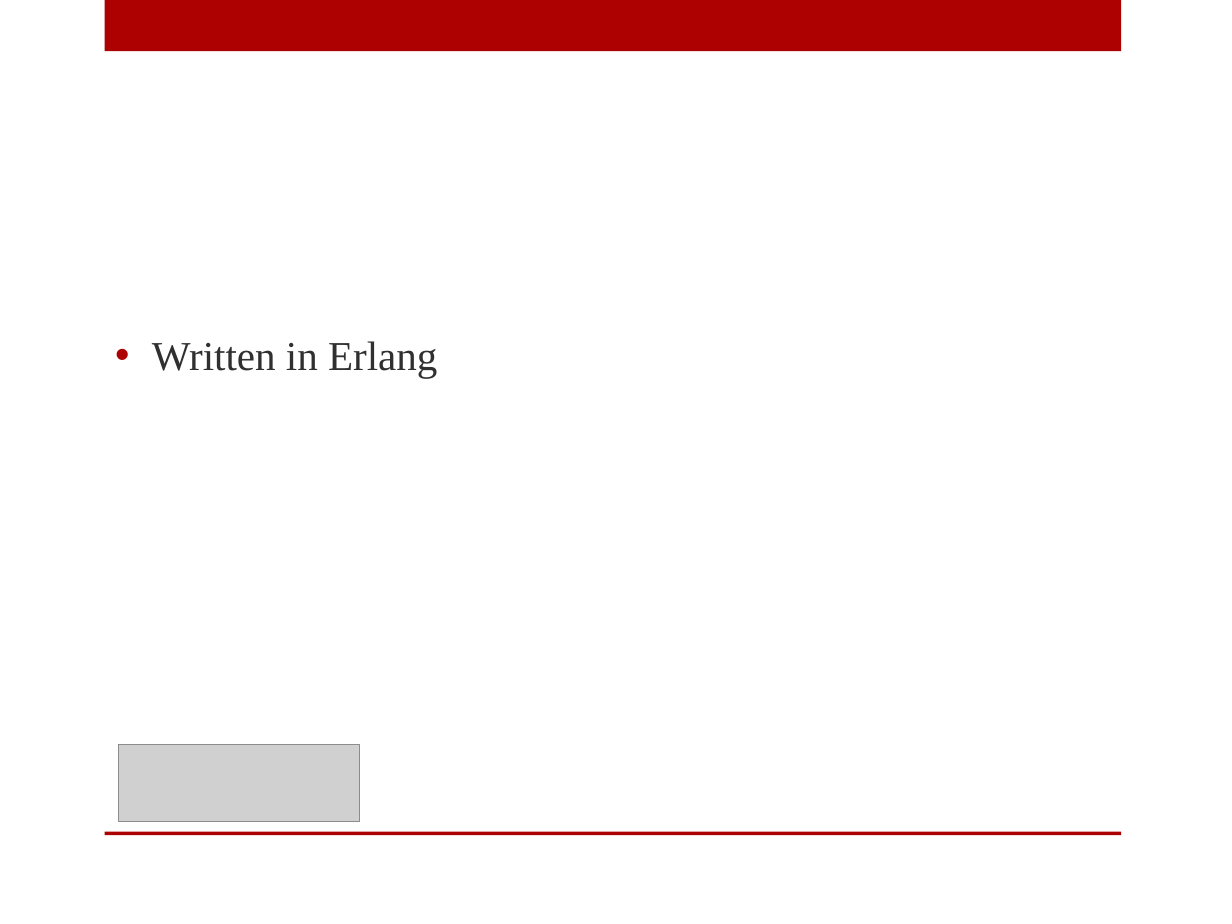
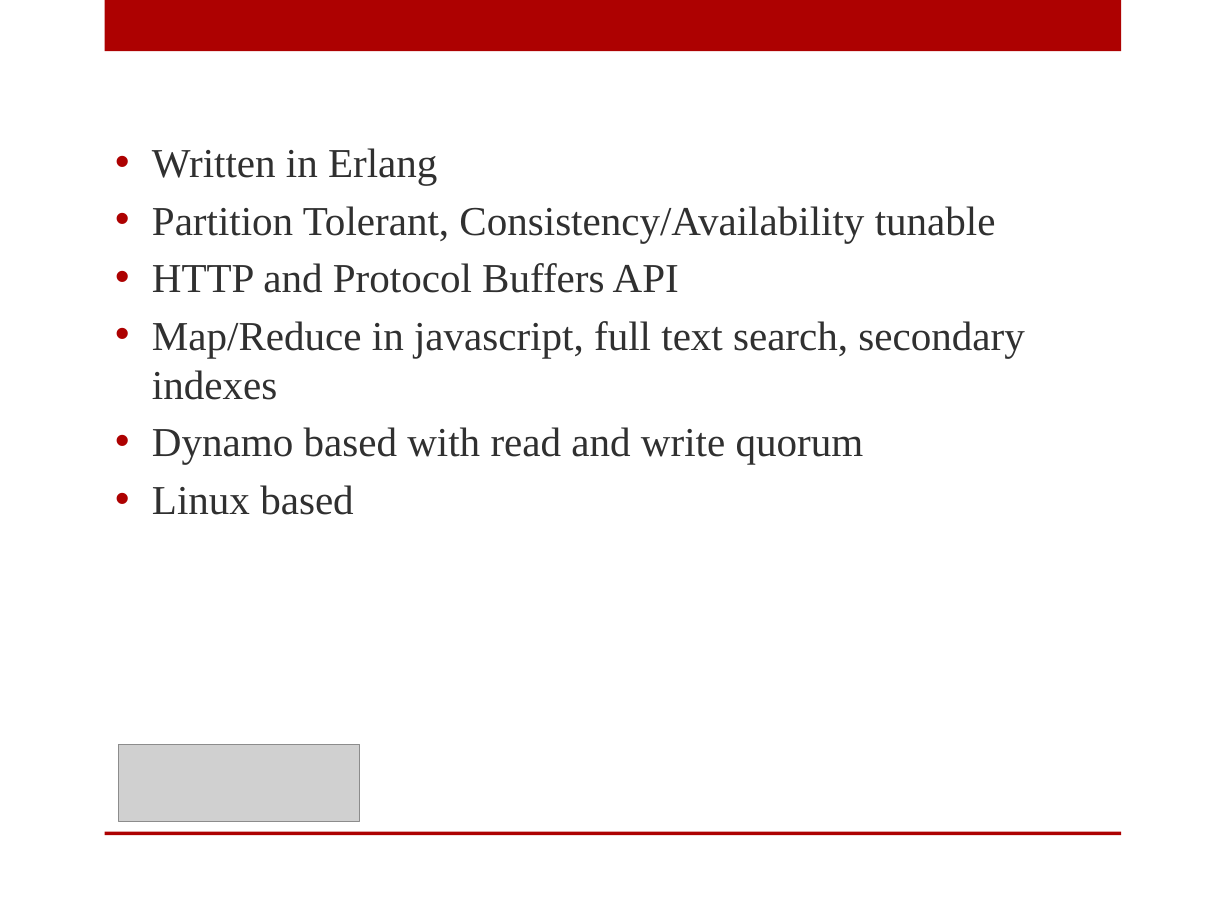
Before and after one commit to digitalBush/nosql-smackdown-talk, a slide deck: slide 40 of nosql-smackdown.pptx (slide 37 before the commit). Drawn at 1232x924 pixels with LibreOffice and Linux fonts; fonts in the diff are those of the drawing; grey boxes stand for pictures. Boxes give left, top, right and bottom in pixels: in the first picture for what was removed or moved away, otherwise in the second. Text is boxed around its words. In the diff, an @@ line names an element or a change of style, - is before the commit and + after.

```diff
--- a/nosql-smackdown.pptx
+++ b/nosql-smackdown.pptx
@@ text at box(152, 206, 1024, 515): paragraphs added @@
+• Partition Tolerant, Consistency/Availability tunable
+• HTTP and Protocol Buffers API
+• Map/Reduce in javascript, full text search, secondary indexes
+• Dynamo based with read and write quorum
+• Linux based
```
Also in this commit, not shown: 3 other slides changed, 3 slides added.
